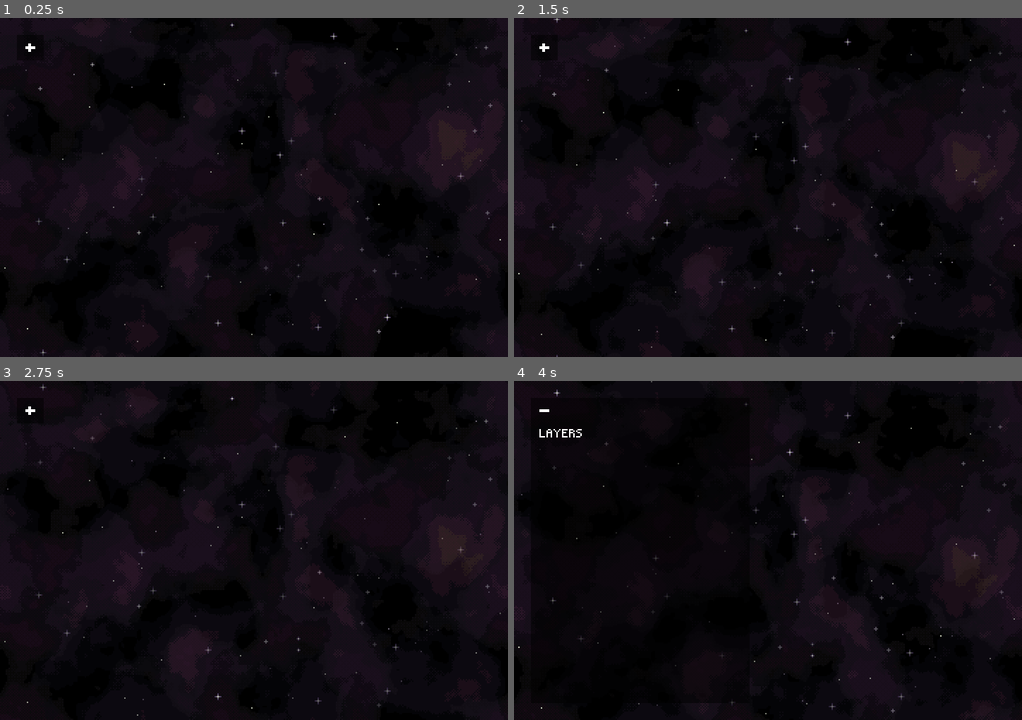
Above: before the commit, frames 1-4 (two rows, left to right).
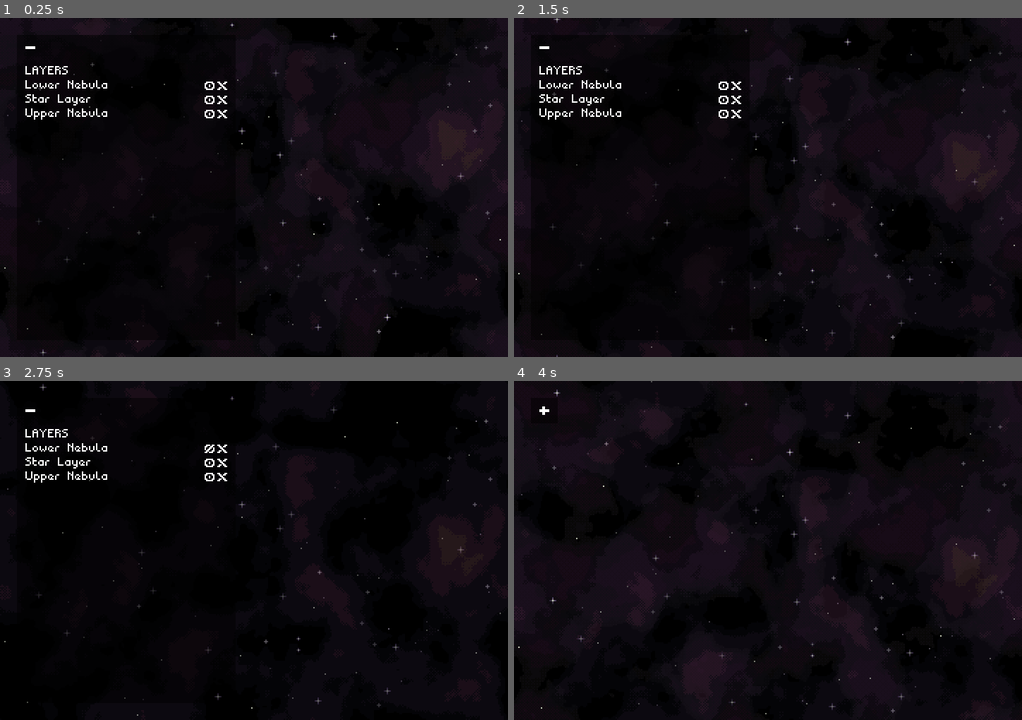
Above: after the commit, the same moments.

Repository: NotJamGames/SpaceGenerator
Game: Godot game, scene res://SpaceGenerator/space_generator.tscn
Same seed, same stepped clock (60 frames per second), same inputs: the game is played once before the commit and once after it.
Inputs (mouse positions are in pixels of both pictures, inside the frame that each line leads up to):
- Up to frame 1 (0.25 s): no input
- Up to frame 2 (1.5 s): click (544, 48) at 0.5 s; click (544, 48) at 1.25 s
- Up to frame 3 (2.75 s): click (208, 448) at 2.02 s
- Up to frame 4 (4 s): click (722, 448) at 2.77 s; click (544, 411) at 3.5 s

The runs differ from the first frame. In frame 1, 0.7% of the frame differs, in the area x 5-45%, y 6-92%; in frame 2, 0.7%; in frame 3, 1.7%, in the area x 5-47%, y 5-95%; in frame 4, 0.2%.

Commit message:
Layer control, toggle visibility, theme updates

Diff:
--- a/SpaceGenerator/space_generator.tscn
+++ b/SpaceGenerator/space_generator.tscn
@@ -50,3 +50,17 @@
 speed = 24.0
 
 [node name="UIManager" parent="." instance=ExtResource("5_q4bfc")]
+
+[node name="NebulaLayerBelow" parent="UIManager/LeftPanel/LeftPanelExpanded/LayersScrollContainer/LayersVBox" index="3" node_paths=PackedStringArray("matched_layer")]
+matched_layer = NodePath("../../../../../../LowerNebula")
+
+[node name="StarLayer" parent="UIManager/LeftPanel/LeftPanelExpanded/LayersScrollContainer/LayersVBox" index="4" node_paths=PackedStringArray("matched_layer")]
+matched_layer = NodePath("../../../../../../StarGenerator")
+
+[node name="NebulaLayerAbove" parent="UIManager/LeftPanel/LeftPanelExpanded/LayersScrollContainer/LayersVBox" index="5" node_paths=PackedStringArray("matched_layer")]
+matched_layer = NodePath("../../../../../../UpperNebula")
+
+[editable path="UIManager"]
+[editable path="UIManager/LeftPanel/LeftPanelExpanded/LayersScrollContainer/LayersVBox/NebulaLayerBelow"]
+[editable path="UIManager/LeftPanel/LeftPanelExpanded/LayersScrollContainer/LayersVBox/StarLayer"]
+[editable path="UIManager/LeftPanel/LeftPanelExpanded/LayersScrollContainer/LayersVBox/NebulaLayerAbove"]
--- a/UI/default_theme.tres
+++ b/UI/default_theme.tres
@@ -1,8 +1,14 @@
-[gd_resource type="Theme" load_steps=4 format=3 uid="uid://ckpi87fktn0od"]
+[gd_resource type="Theme" load_steps=7 format=3 uid="uid://ckpi87fktn0od"]
 
 [ext_resource type="FontFile" uid="uid://bf3fvjj3eddhk" path="res://UI/Fonts/Undead Pixel 8.ttf" id="1_v0t32"]
 
 [sub_resource type="StyleBoxEmpty" id="StyleBoxEmpty_pbpri"]
+
+[sub_resource type="StyleBoxEmpty" id="StyleBoxEmpty_qm3a8"]
+
+[sub_resource type="StyleBoxEmpty" id="StyleBoxEmpty_btcs2"]
+
+[sub_resource type="StyleBoxEmpty" id="StyleBoxEmpty_tgrun"]
 
 [sub_resource type="StyleBoxFlat" id="StyleBoxFlat_g6gbm"]
 content_margin_left = 12.0
@@ -16,6 +22,24 @@
 default_font_size = 16
 HSeparator/constants/separation = 12
 HSeparator/styles/separator = SubResource("StyleBoxEmpty_pbpri")
+LineEdit/colors/caret_color = Color(1, 1, 1, 1)
+LineEdit/colors/clear_button_color = Color(0, 0, 0, 1)
+LineEdit/colors/clear_button_color_pressed = Color(0, 0, 0, 1)
+LineEdit/colors/font_color = Color(1, 1, 1, 1)
+LineEdit/colors/font_outline_color = Color(0, 0, 0, 1)
+LineEdit/colors/font_placeholder_color = Color(0, 0, 0, 1)
+LineEdit/colors/font_selected_color = Color(1, 1, 1, 1)
+LineEdit/colors/font_uneditable_color = Color(0, 0, 0, 1)
+LineEdit/colors/selection_color = Color(0, 0, 0, 1)
+LineEdit/constants/caret_width = 1
+LineEdit/constants/minimum_character_width = 0
+LineEdit/constants/outline_size = 0
+LineEdit/font_sizes/font_size = 16
+LineEdit/fonts/font = ExtResource("1_v0t32")
+LineEdit/icons/clear = null
+LineEdit/styles/focus = SubResource("StyleBoxEmpty_qm3a8")
+LineEdit/styles/normal = SubResource("StyleBoxEmpty_btcs2")
+LineEdit/styles/read_only = SubResource("StyleBoxEmpty_tgrun")
 MarginContainer/constants/margin_bottom = 24
 MarginContainer/constants/margin_left = 24
 MarginContainer/constants/margin_right = 24
--- /dev/null
+++ b/UI/layer_control.gd
@@ -0,0 +1,8 @@
+extends HBoxContainer
+
+
+@export var matched_layer : GeneratorLayer
+
+
+func toggle_visible(new_state : bool) -> void:
+	matched_layer.visible = !new_state
--- /dev/null
+++ b/UI/layer_control.tscn
@@ -0,0 +1,43 @@
+[gd_scene load_steps=5 format=3 uid="uid://bqqvcg3pmvy88"]
+
+[ext_resource type="Script" path="res://UI/layer_control.gd" id="1_0j8gu"]
+[ext_resource type="Texture2D" uid="uid://171w0mnnmdr3" path="res://UI/Icons/visible_icon_true.png" id="1_dvjv0"]
+[ext_resource type="Texture2D" uid="uid://bn4mdgkrojikg" path="res://UI/Icons/visible_icon_false.png" id="2_qdsd4"]
+[ext_resource type="Texture2D" uid="uid://dqqshsvoqdgoh" path="res://UI/Icons/delete_icon.png" id="3_bqmrg"]
+
+[node name="LayerControl" type="HBoxContainer"]
+anchors_preset = 15
+anchor_right = 1.0
+anchor_bottom = 1.0
+grow_horizontal = 2
+grow_vertical = 2
+size_flags_horizontal = 3
+script = ExtResource("1_0j8gu")
+
+[node name="LineEdit" type="LineEdit" parent="."]
+layout_mode = 2
+size_flags_horizontal = 3
+max_length = 20
+caret_blink = true
+
+[node name="ToggleVisible" type="TextureButton" parent="."]
+custom_minimum_size = Vector2(14, 12)
+layout_mode = 2
+size_flags_vertical = 4
+toggle_mode = true
+texture_normal = ExtResource("1_dvjv0")
+texture_pressed = ExtResource("2_qdsd4")
+stretch_mode = 4
+
+[node name="Delete" type="TextureButton" parent="."]
+custom_minimum_size = Vector2(14, 12)
+layout_mode = 2
+size_flags_vertical = 4
+texture_normal = ExtResource("3_bqmrg")
+texture_pressed = ExtResource("3_bqmrg")
+texture_hover = ExtResource("3_bqmrg")
+texture_disabled = ExtResource("3_bqmrg")
+texture_focused = ExtResource("3_bqmrg")
+stretch_mode = 4
+
+[connection signal="toggled" from="ToggleVisible" to="." method="toggle_visible"]
--- a/UI/ui_manager.tscn
+++ b/UI/ui_manager.tscn
@@ -1,9 +1,10 @@
-[gd_scene load_steps=5 format=3 uid="uid://d0omivo80nscj"]
+[gd_scene load_steps=6 format=3 uid="uid://d0omivo80nscj"]
 
 [ext_resource type="Theme" uid="uid://ckpi87fktn0od" path="res://UI/default_theme.tres" id="1_hx1bx"]
 [ext_resource type="Script" path="res://UI/ui_manager.gd" id="2_4wugv"]
 [ext_resource type="Texture2D" uid="uid://bcut6rqrk5w23" path="res://UI/Icons/plus_icon.png" id="2_icj5e"]
 [ext_resource type="Texture2D" uid="uid://cp3eoiai7iylw" path="res://UI/Icons/minus_icon.png" id="4_o5whv"]
+[ext_resource type="PackedScene" uid="uid://bqqvcg3pmvy88" path="res://UI/layer_control.tscn" id="5_e23ao"]
 
 [node name="UIManager" type="HBoxContainer" node_paths=PackedStringArray("left_panel")]
 texture_filter = 1
@@ -21,6 +22,7 @@
 size_flags_horizontal = 3
 
 [node name="LayersExpandPanel" type="PanelContainer" parent="LeftPanel"]
+visible = false
 layout_mode = 2
 size_flags_horizontal = 0
 size_flags_vertical = 0
@@ -37,7 +39,6 @@
 stretch_mode = 4
 
 [node name="LeftPanelExpanded" type="PanelContainer" parent="LeftPanel"]
-visible = false
 layout_mode = 2
 size_flags_vertical = 3
 
@@ -46,6 +47,7 @@
 
 [node name="LayersVBox" type="VBoxContainer" parent="LeftPanel/LeftPanelExpanded/LayersScrollContainer"]
 layout_mode = 2
+size_flags_horizontal = 3
 
 [node name="LayersHideButton" type="TextureRect" parent="LeftPanel/LeftPanelExpanded/LayersScrollContainer/LayersVBox"]
 custom_minimum_size = Vector2(14, 12)
@@ -61,6 +63,24 @@
 [node name="LayersTitle" type="Label" parent="LeftPanel/LeftPanelExpanded/LayersScrollContainer/LayersVBox"]
 layout_mode = 2
 text = "LAYERS"
+
+[node name="NebulaLayerBelow" parent="LeftPanel/LeftPanelExpanded/LayersScrollContainer/LayersVBox" instance=ExtResource("5_e23ao")]
+layout_mode = 2
+
+[node name="LineEdit" parent="LeftPanel/LeftPanelExpanded/LayersScrollContainer/LayersVBox/NebulaLayerBelow" index="0"]
+text = "Lower Nebula"
+
+[node name="StarLayer" parent="LeftPanel/LeftPanelExpanded/LayersScrollContainer/LayersVBox" instance=ExtResource("5_e23ao")]
+layout_mode = 2
+
+[node name="LineEdit" parent="LeftPanel/LeftPanelExpanded/LayersScrollContainer/LayersVBox/StarLayer" index="0"]
+text = "Star Layer"
+
+[node name="NebulaLayerAbove" parent="LeftPanel/LeftPanelExpanded/LayersScrollContainer/LayersVBox" instance=ExtResource("5_e23ao")]
+layout_mode = 2
+
+[node name="LineEdit" parent="LeftPanel/LeftPanelExpanded/LayersScrollContainer/LayersVBox/NebulaLayerAbove" index="0"]
+text = "Upper Nebula"
 
 [node name="TextureButton" type="TextureButton" parent="LeftPanel"]
 custom_minimum_size = Vector2(38, 36)
@@ -78,3 +98,7 @@
 alignment = 2
 
 [connection signal="pressed" from="LeftPanel/TextureButton" to="." method="toggle_panel" binds= ["left_panel"]]
+
+[editable path="LeftPanel/LeftPanelExpanded/LayersScrollContainer/LayersVBox/NebulaLayerBelow"]
+[editable path="LeftPanel/LeftPanelExpanded/LayersScrollContainer/LayersVBox/StarLayer"]
+[editable path="LeftPanel/LeftPanelExpanded/LayersScrollContainer/LayersVBox/NebulaLayerAbove"]
